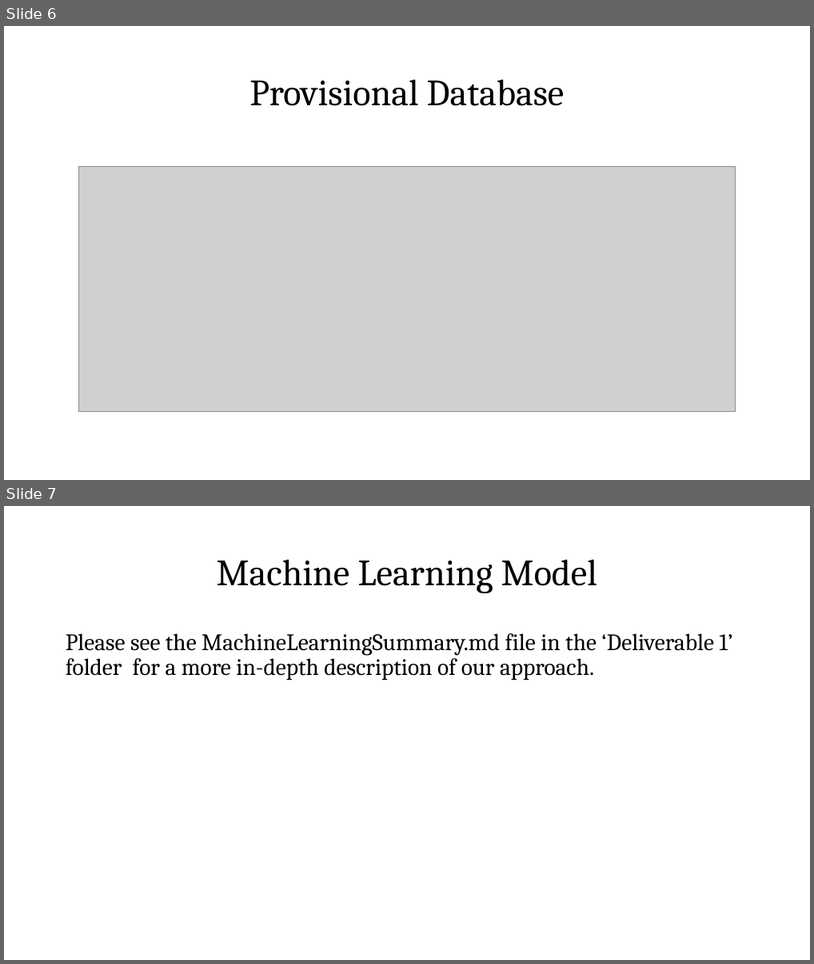
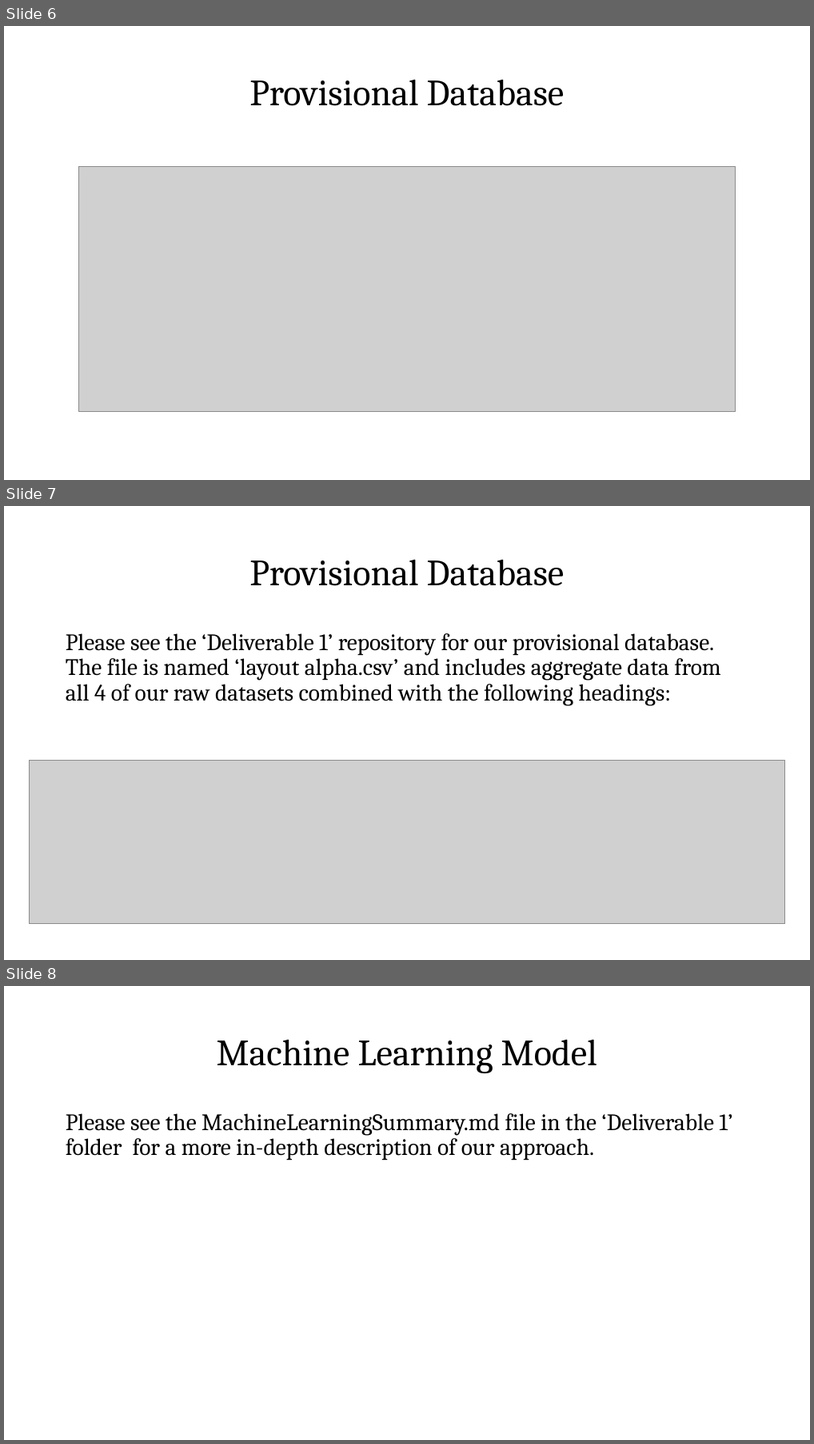
Before and after one commit to aamotz001/Professional-Athlete-Career-Lifetimes, a slide deck: Deliverable 1/Predicting Professional Athlete Career Lifetimes with Machine Learning.pptx. Shown one above the other, each under a label of ours: slides 6 and 7 before the commit, slides 6, 7 and 8 after it. The pictures are 814x964 and 814x1444 pixels, drawn with LibreOffice and Linux fonts; fonts in the diff are those of the drawing; grey boxes stand for pictures. Boxes give left, top, right and bottom in pixels: in the first picture for what was removed or moved away, otherwise in the second. Text is boxed around its words. In the diff, an @@ line names an element or a change of style, - is before the commit and + after.

```diff
--- a/Deliverable 1/Predicting Professional Athlete Career Lifetimes with Machine Learning.pptx
+++ b/Deliverable 1/Predicting Professional Athlete Career Lifetimes with Machine Learning.pptx
@@ slide 7 added at [4,506,810,960], background #FFFFFF @@
@@ title added at [250,560,565,586], 44 pt, text #000000 @@
+Provisional Database
@@ text added at [66,633,721,706], 28 pt, text #000000 @@
+Please see the ‘Deliverable 1’ repository for our provisional database. The file is named ‘layout alpha.csv’ and includes aggregate data from all 4 of our raw datasets combined with the following headings:
@@ picture added at [29,760,786,924] @@
@@ what was slide 7 is now slide 8 @@
```
